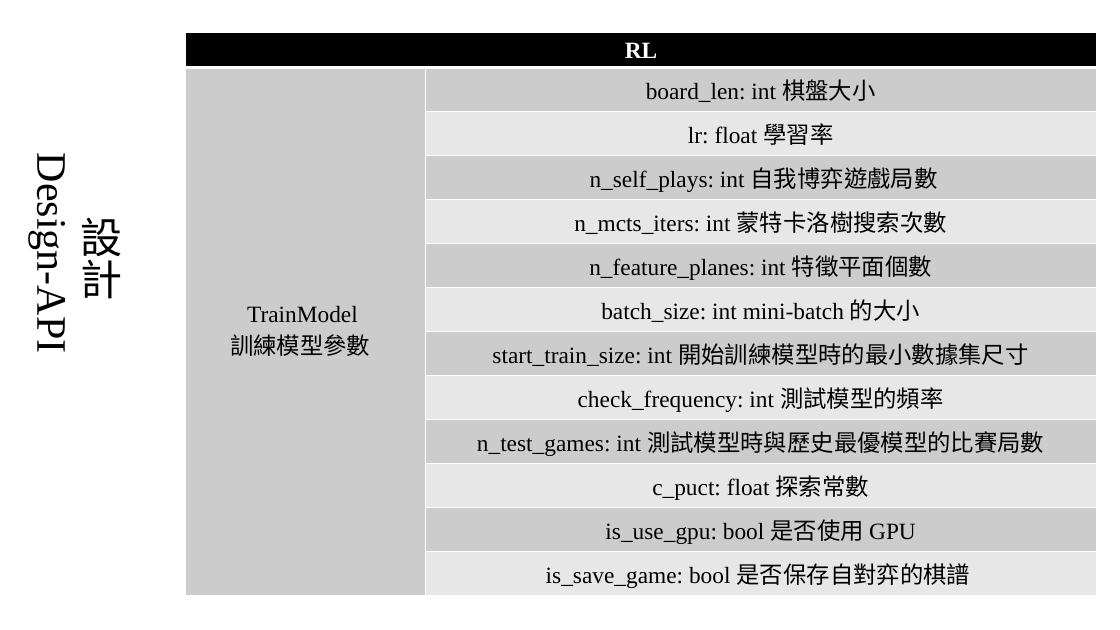
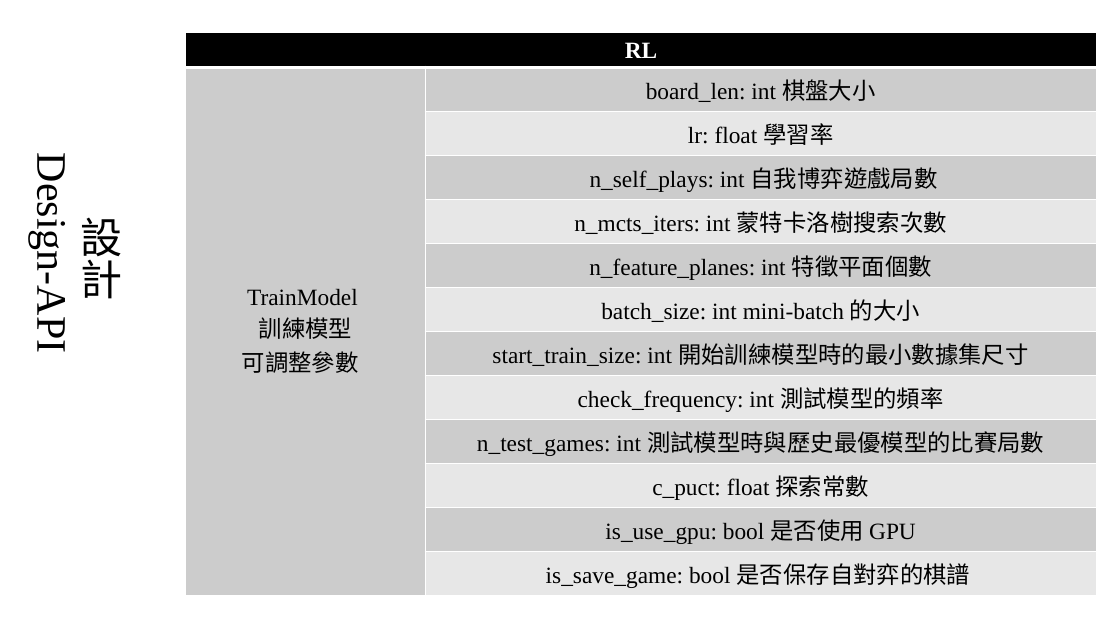
Before and after one commit to F110112114/Machine-Learning, a slide deck: slide 11 of 五子棋1210.pptx. Drawn at 1120x630 pixels with LibreOffice and Linux fonts; fonts in the diff are those of the drawing; background and template pictures are left out. Boxes give left, top, right and bottom in pixels: in the first picture for what was removed or moved away, otherwise in the second. Text is boxed around its words. In the diff, an @@ line names an element or a change of style, - is before the commit and + after.

```diff
--- a/五子棋1210.pptx
+++ b/五子棋1210.pptx
@@ table at (186, 33, 1096, 597) @@
-row 2, column 1: TrainModel / 訓練模型參數
+row 2, column 1: TrainModel / 訓練模型 / 可調整參數
```
Also in this commit, not shown: 1 other slide changed, 1 slide removed.
